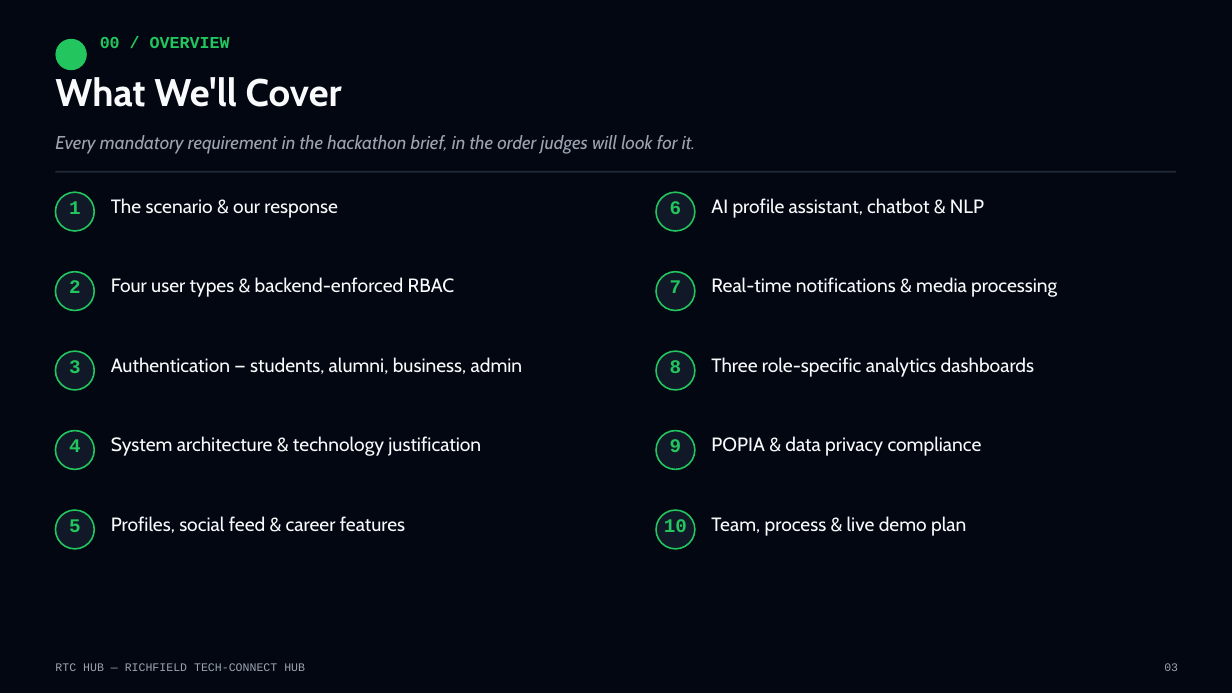
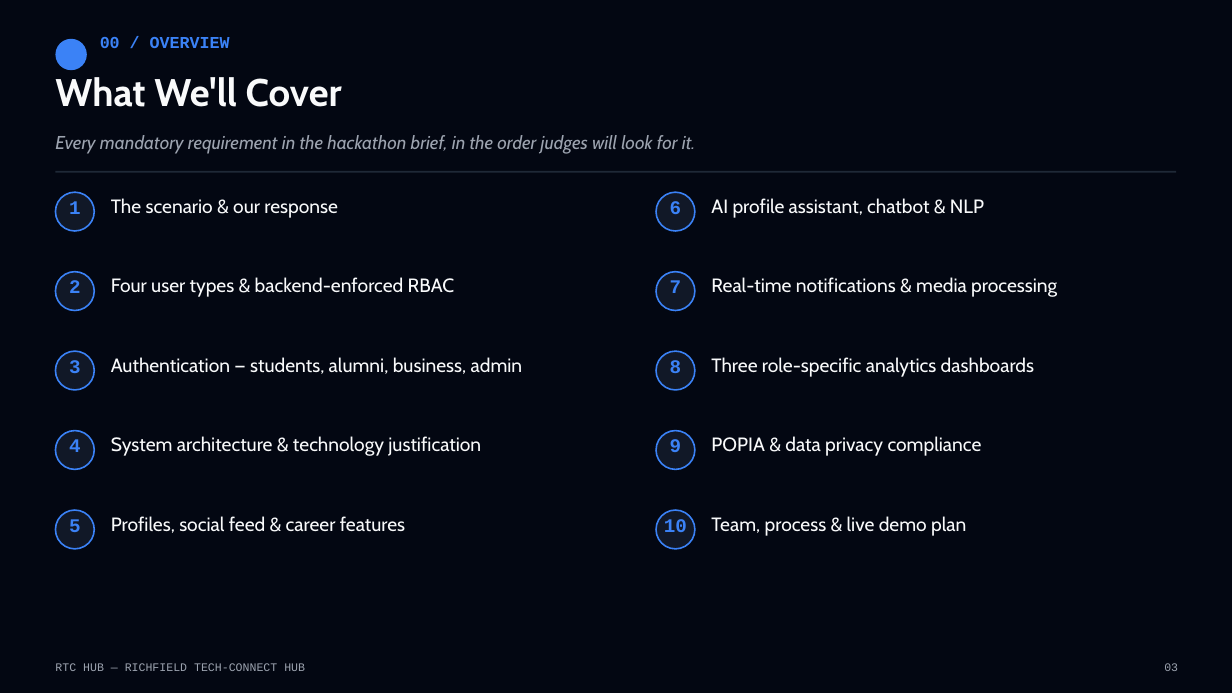
Before and after one commit to victorSam-Ehumadu/RTC-Hub, a slide deck: slide 3 of docs/RTC_Hub_Richfield_Hackathon_2026.pptx. Drawn at 1232x693 pixels with LibreOffice and Linux fonts; fonts in the diff are those of the drawing. Boxes give left, top, right and bottom in pixels: in the first picture for what was removed or moved away, otherwise in the second. Text is boxed around its words. In the diff, an @@ line names an element or a change of style, - is before the commit and + after.

```diff
--- a/docs/RTC_Hub_Richfield_Hackathon_2026.pptx
+++ b/docs/RTC_Hub_Richfield_Hackathon_2026.pptx
@@ rounded rectangle at <box>55,39,87,70</box>: fill #22C55E to #3B82F6 @@
@@ text colour #22C55E to #3B82F6 in 11 elements at <box>100,37,230,48</box>, <box>69,201,81,214</box>, <box>69,280,81,293</box>, <box>69,360,81,373</box>, <box>69,439,81,452</box>, <box>69,519,81,532</box>, <box>670,201,682,214</box>, <box>670,280,682,293</box>, <box>670,360,682,373</box>, <box>670,439,682,452</box>, <box>664,519,687,532</box> @@
@@ outline #22C55E 1.25 pt to #3B82F6 1.25 pt in 10 elements at <box>55,192,94,231</box>, <box>55,272,94,311</box>, <box>55,351,94,390</box>, <box>55,431,94,470</box>, <box>55,510,94,549</box>, <box>656,192,695,231</box>, <box>656,272,695,311</box>, <box>656,351,695,390</box>, <box>656,431,695,470</box>, <box>656,510,695,549</box> @@
```
Also in this commit, not shown: 27 other slides changed.
